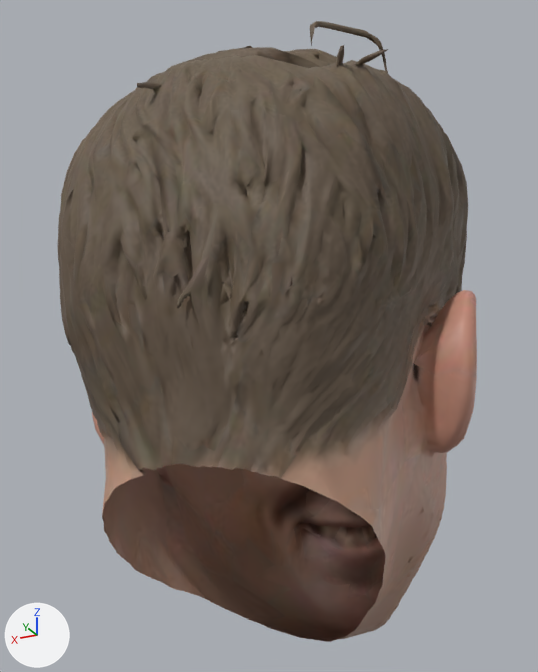
Before and after pictures for a commit that changed the glTF model head_dillon.glb.
Before and after are seen from a 50 mm lens placed at (-0.376, 0.712, 0.234), pointed at (0.026, -0.091, 0.595). Every picture has the same lights, and +X, +Y and +Z are marked at lower left. The picture after the commit comes second. Vertices at exactly the same position are counted once.
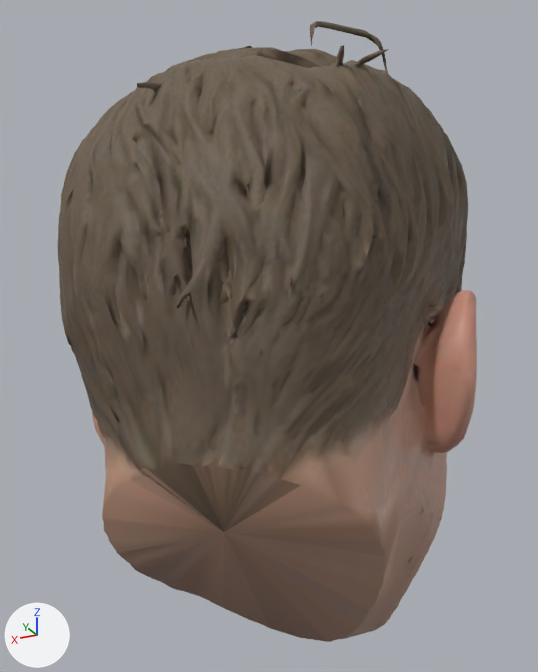
Scene script edits in JSON lines:
```json
{"block": "me_mesh_0", "where": "# used by ob_mesh_0; location = (0.0, 0.0, 0.0)"}
{"op": "remove", "block": "me_mesh_0", "code": "me_mesh_0.from_pydata(...)  # 23495 vertices, 49466 faces; spans x -0.249..0.255, y -0.434..0.223, z 0.228..0.945"}
{"op": "add", "block": "me_mesh_0", "code": "me_mesh_0.from_pydata(...)  # 23496 vertices, 49584 faces; spans x -0.249..0.255, y -0.434..0.223, z 0.228..0.945"}
{"block": "me_mesh_0", "change": "me_mesh_0 part 1"}
{"block": "me_mesh_0", "change": "1 vertex is added at (0.021, 0.023, 0.334)"}
{"block": "me_mesh_0", "change": "118 new faces join them"}
```

Location of each change, (x1, y1, x2, y2) in pixels of the pictures (538 x 672 px):
```json
{"part": 1, "of": "me_mesh_0", "change": "added", "after": [102, 464, 386, 642], "on screen": "brown"}
```
